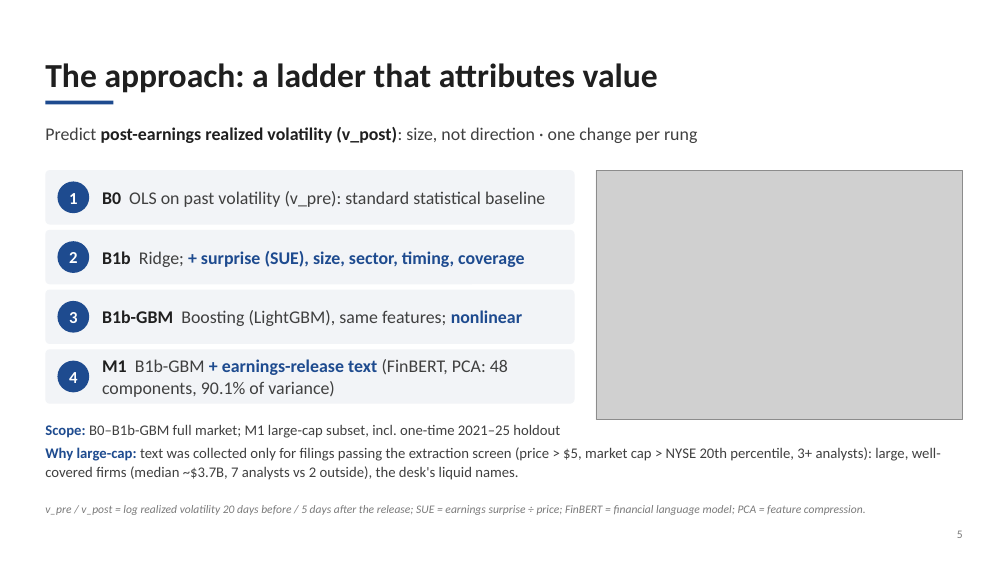
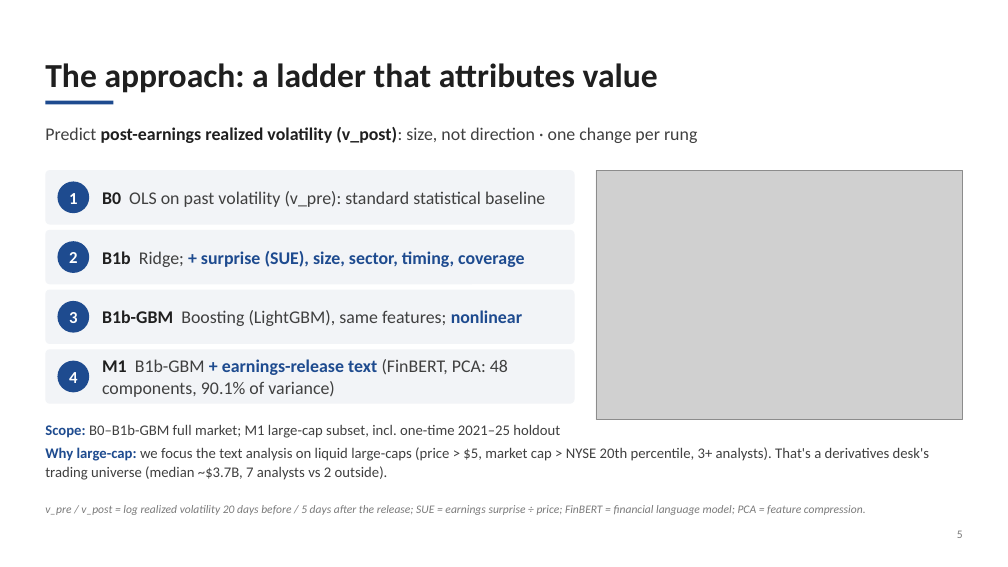
Before and after one commit to xkarelm/the-ai-edge-earnings-vol, a slide deck: slide 5 of vol_pipeline/deck/pitch_deck.pptx. Drawn at 1008x567 pixels with LibreOffice and Linux fonts; fonts in the diff are those of the drawing; grey boxes stand for pictures. Boxes give left, top, right and bottom in pixels: in the first picture for what was removed or moved away, otherwise in the second. Text is boxed around its words. In the diff, an @@ line names an element or a change of style, - is before the commit and + after.

```diff
--- a/vol_pipeline/deck/pitch_deck.pptx
+++ b/vol_pipeline/deck/pitch_deck.pptx
@@ text at box(45, 447, 929, 480): text changed @@
-Why large-cap: text was collected only for filings passing the extraction screen (price > $5, market cap > NYSE 20th percentile, 3+ analysts): large, well-covered firms (median ~$3.7B, 7 analysts vs 2 outside), the desk's liquid names.
+Why large-cap: we focus the text analysis on liquid large-caps (price > $5, market cap > NYSE 20th percentile, 3+ analysts). That's a derivatives desk's trading universe (median ~$3.7B, 7 analysts vs 2 outside).
```
Also in this commit, not shown: 3 other slides changed, 5 other files.
